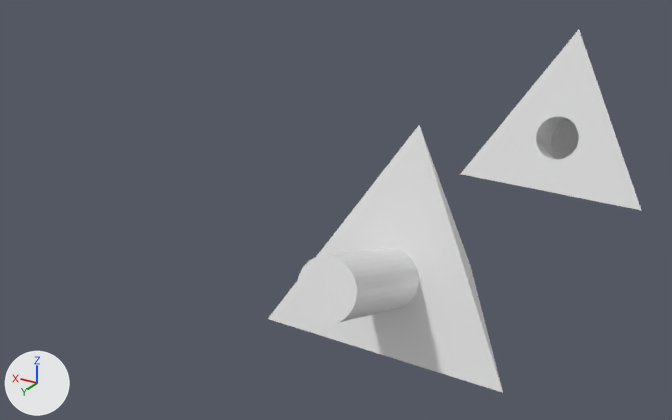
What one commit did to the Blender file Tetra_Objects/tetras_set/tetra_35.blend.
The view is the same before and after, from a 50 mm camera at (-49.4, 168.8, 65.5) aimed at (27.2, 41.1, 1.6). Every picture has the same lights, and +X, +Y and +Z are marked at lower left.

Names of what the first picture shows: 'tetra_35', 'tetra_35NP'.
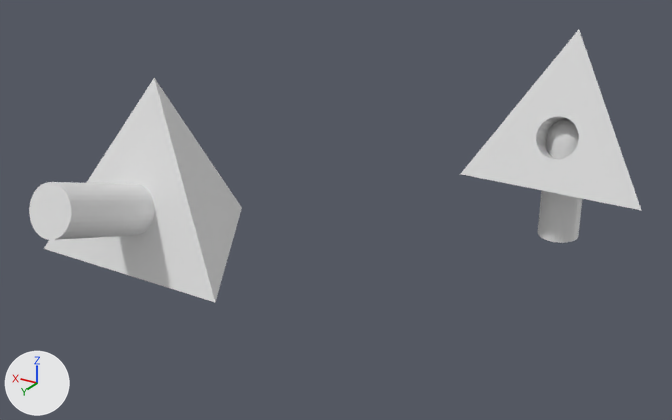
Changed parts and their boxes (x1, y1, x2, y2) in the pictures (672 x 420 px):
'tetra_35', moved
    before: (268, 125, 503, 393)
    after: (29, 78, 242, 302)
'Drill_8mm', added
    after: (538, 119, 582, 243)

What the commit changed:
Mesh me_cylinder is new.
It has 354 vertices, 323 faces and spans x -10.0..10.0, y -10.0..10.0, z -10.0..14.0.
Object 'tetra_35' (ob_tetra_35) moves from (0.0, 65.9, 7.1) to (44.2, 65.9, 7.1).
Object 'Drill_8mm' (ob_drill_8mm) is new; it shows me_cylinder.
Its location is (0.0, 0.0, -2.8).
Its scale is (0.4, 0.4, 1.0).
